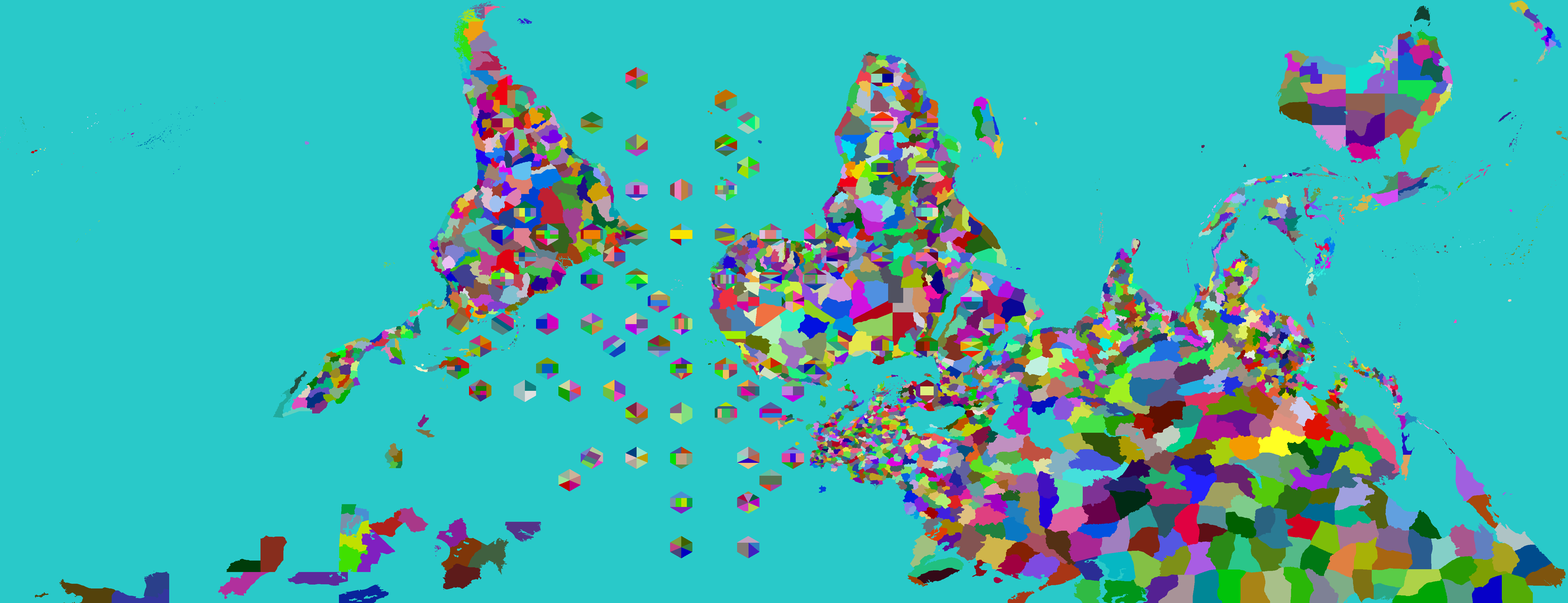
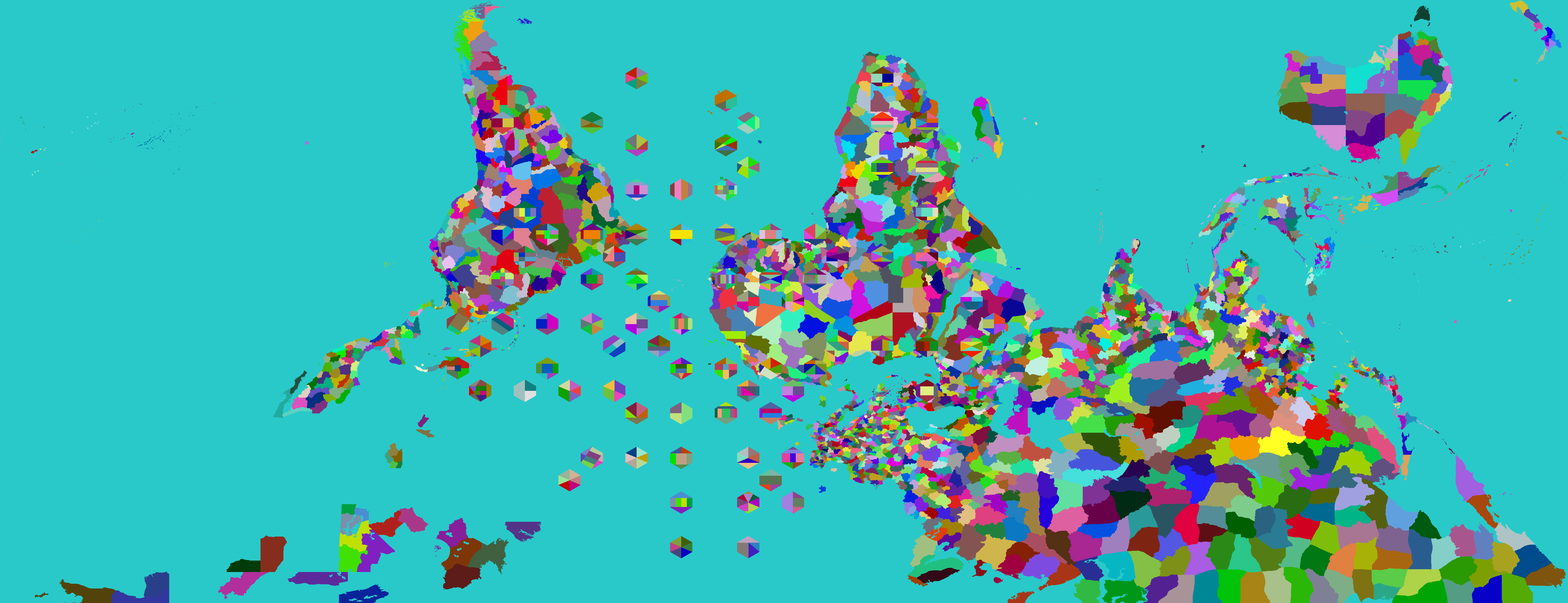
Before/after of a w=1568, h=603 layered artwork. What changed in the layer stack:
painted on "Provinces" over [781, 459, 843, 514]
